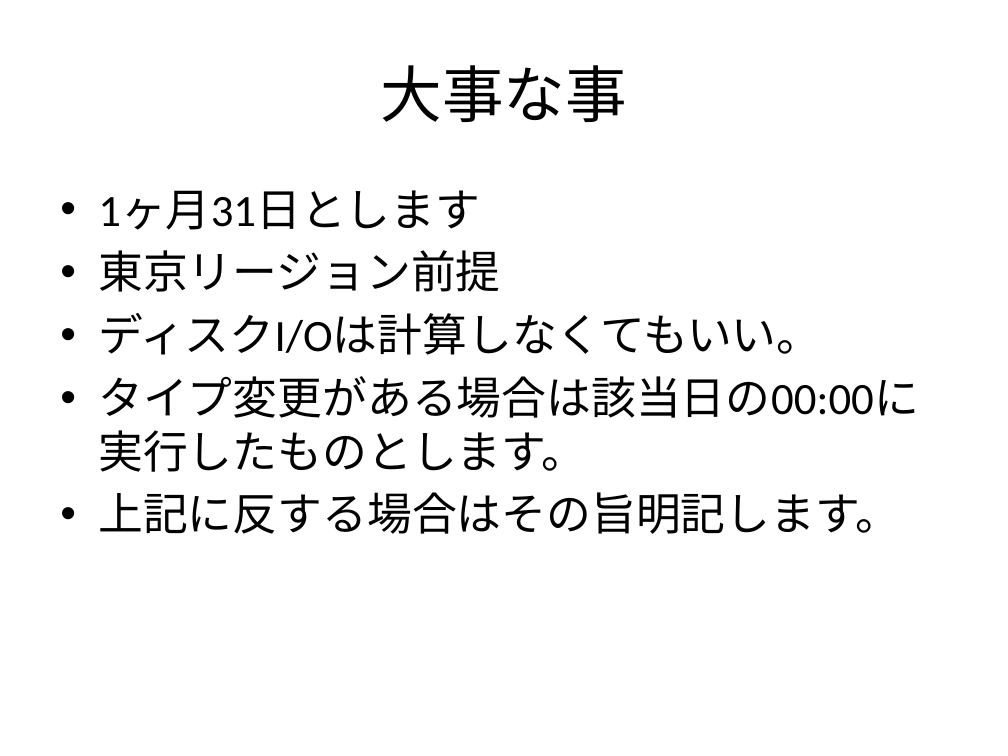
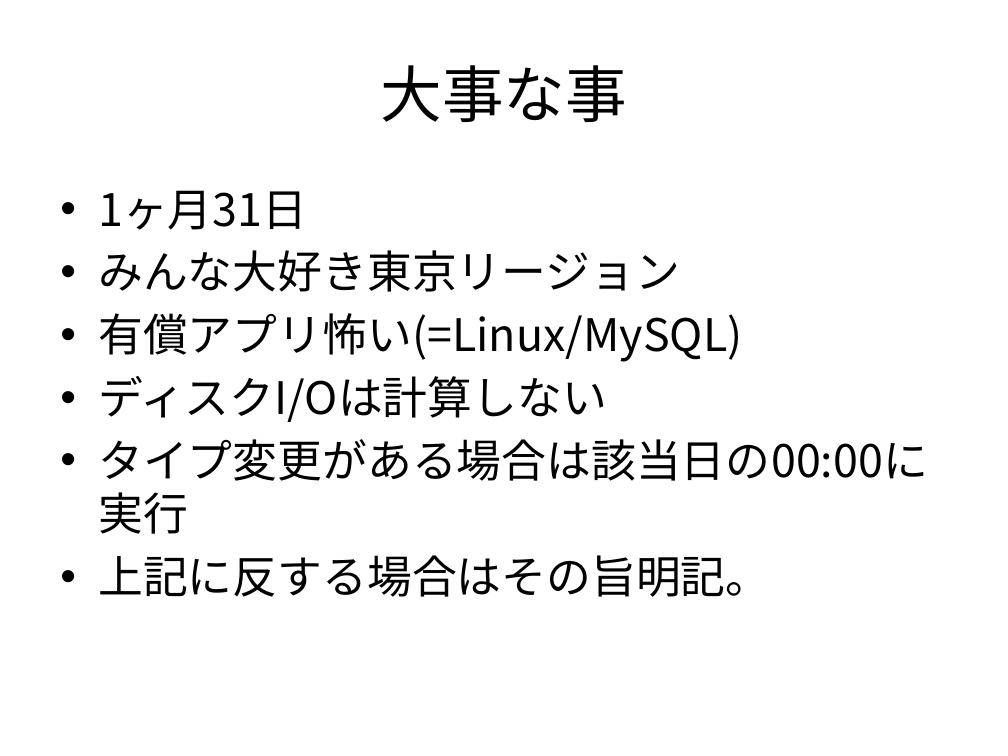
Before and after one commit to aws-samurai/pricing-data, a slide deck: slide 25 of slide/AWS料金体系グランドマスター王者決定戦.pptx (slide 19 before the commit). Drawn at 1008x756 pixels with LibreOffice and Linux fonts; fonts in the diff are those of the drawing; background and template pictures are left out. Boxes give left, top, right and bottom in pixels: in the first picture for what was removed or moved away, otherwise in the second. Text is boxed around its words. In the diff, an @@ line names an element or a change of style, - is before the commit and + after.

```diff
--- a/slide/AWS料金体系グランドマスター王者決定戦.pptx
+++ b/slide/AWS料金体系グランドマスター王者決定戦.pptx
@@ text at (98, 190, 928, 597): text changed; font Calibri to Noto Sans CJK JP @@
-• 1ヶ月31日とします
-• 東京リージョン前提
-• ディスクI/Oは計算しなくてもいい。
-• タイプ変更がある場合は該当日の00:00に実行したものとします。
-• 上記に反する場合はその旨明記します。
+• 1ヶ月31日
+• みんな大好き東京リージョン
+• 有償アプリ怖い(=Linux/MySQL)
+• ディスクI/Oは計算しない
+• タイプ変更がある場合は該当日の00:00に実行
+• 上記に反する場合はその旨明記。
```
Also in this commit, not shown: 20 other slides changed, 8 slides added, 1 slide removed, 1 other file.
